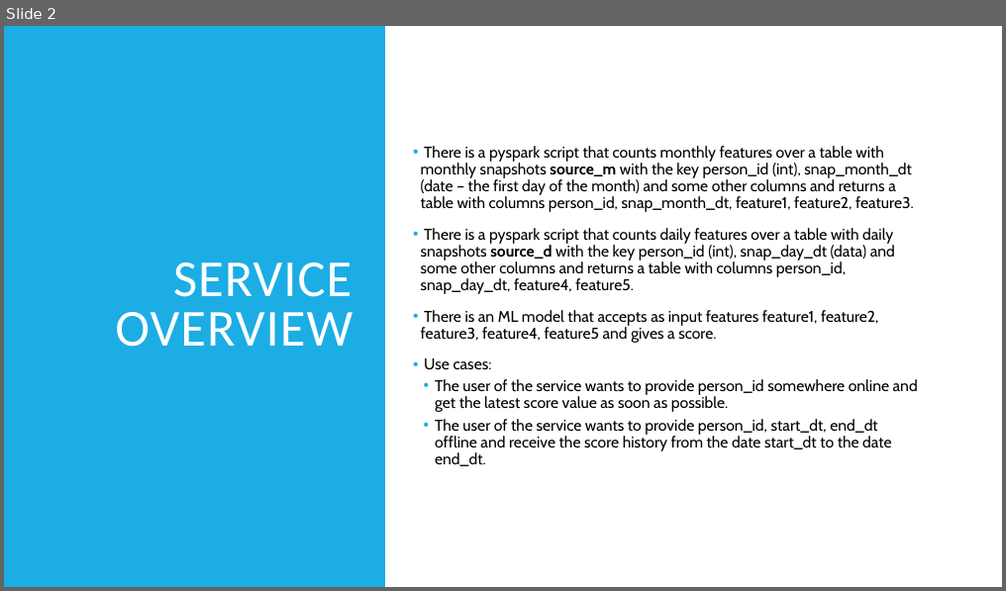
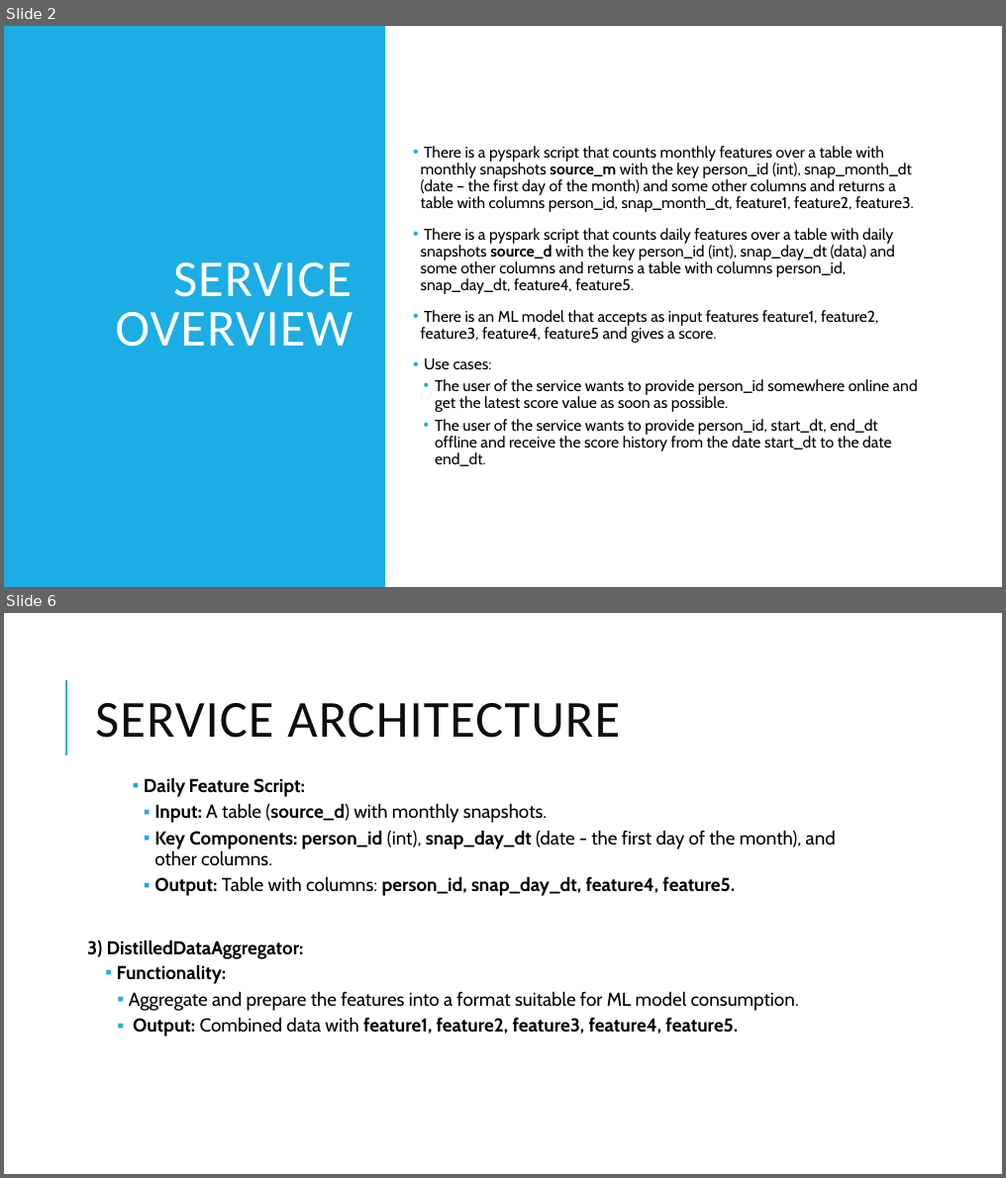
Before and after one commit to VolodymyrPavliv/score_sight, a slide deck: Score Sight Service.pptx. Shown one above the other, each under a label of ours: slide 2 before the commit, slides 2 and 6 after it; the slides between them are not shown. The pictures are 1006x591 and 1006x1178 pixels, drawn with LibreOffice and Linux fonts; fonts in the diff are those of the drawing. Boxes give left, top, right and bottom in pixels: in the first picture for what was removed or moved away, otherwise in the second. Text is boxed around its words. In the diff, an @@ line names an element or a change of style, - is before the commit and + after.

Commit message:
Complet Score Sight Service presantation

```diff
--- a/Score Sight Service.pptx
+++ b/Score Sight Service.pptx
@@ slide 6 added at <box>4,613,1002,1174</box>, background #FFFFFF @@
@@ line added from (66, 756) to (66, 680), #1CADE4 1.5 pt @@
@@ title added at <box>95,703,620,738</box>, 50 pt, text #0D0D0D @@
+SERVICE ARCHITECTURE
@@ text added at <box>87,777,836,1037</box>, 18 pt, text #000000, bold @@
+        ▪ Daily Feature Script:
+          ▪ Input: A table (source_d) with monthly snapshots.
+          ▪ Key Components: person_id (int), snap_day_dt (date - the first day of the month), and other columns.
+          ▪ Output: Table with columns: person_id, snap_day_dt, feature4, feature5.
+  3) DistilledDataAggregator:
+    ▪ Functionality:
+      ▪ Aggregate and prepare the features into a format suitable for ML model consumption.
+      ▪ Output: Combined data with feature1, feature2, feature3, feature4, feature5.
```
Also in this commit, not shown: 1 slide changed, 5 other slides added.
